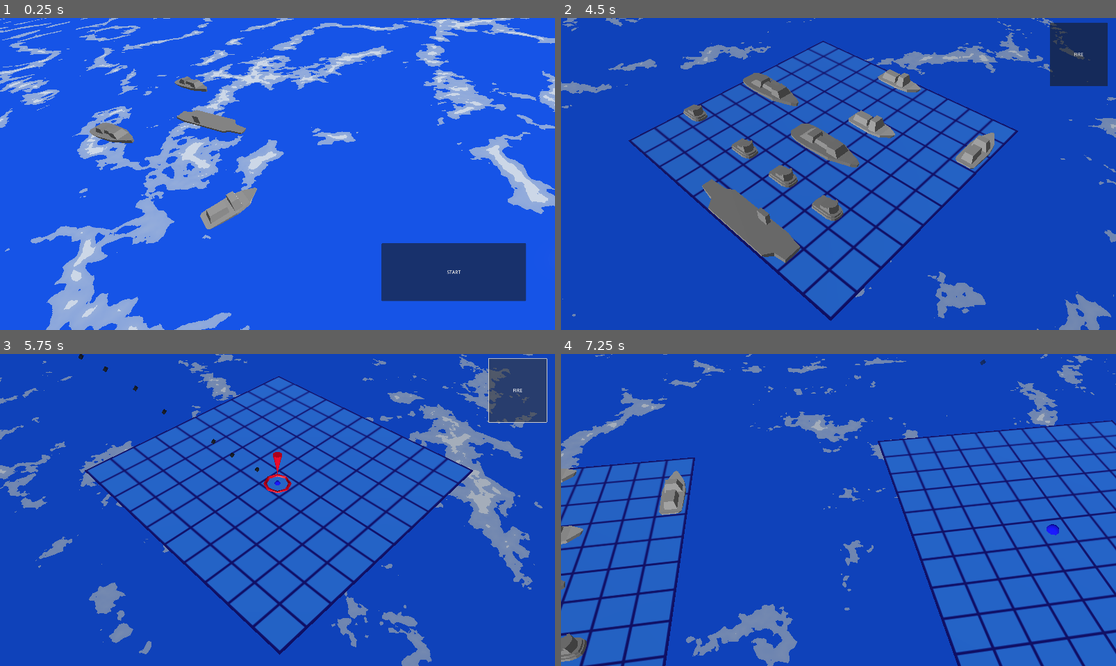
Above: before the commit, frames 1-4 (two rows, left to right).
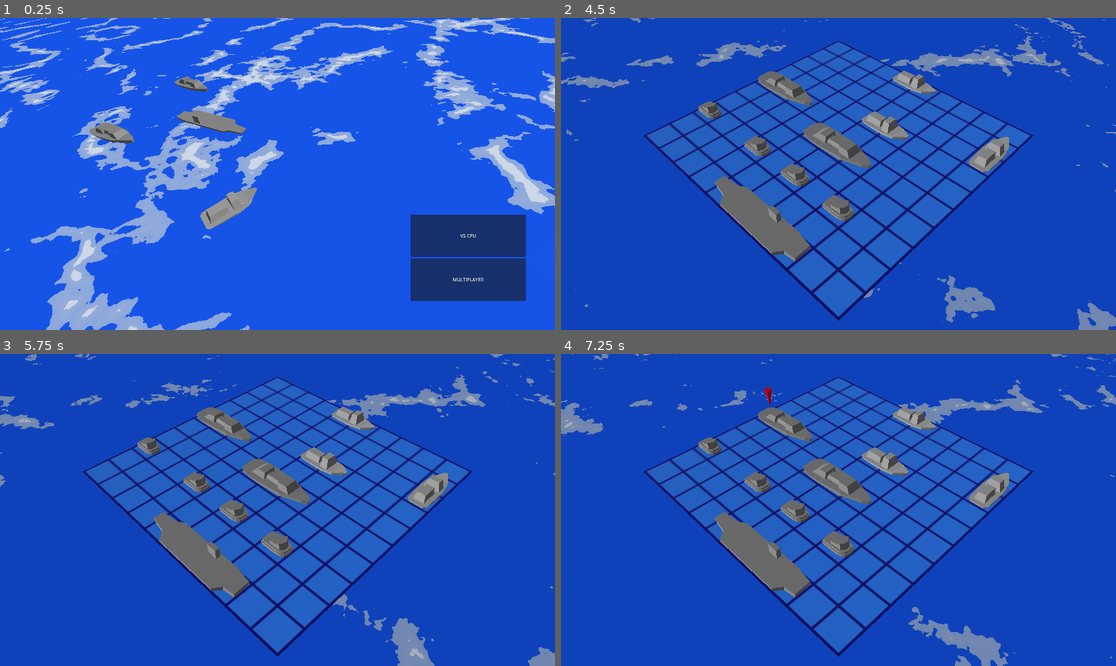
Above: after the commit, the same moments.

Repository: lanz-/battleships
Game: Godot game, scene res://scenes/main_menu.tscn
Same seed, same stepped clock (60 frames per second), same inputs: the game is played once before the commit and once after it.
Inputs (mouse positions are in pixels of both pictures, inside the frame that each line leads up to):
- Up to frame 1 (0.25 s): no input
- Up to frame 2 (4.5 s): click "START" (after the commit: "VS CPU") at 0.5 s; click "START" at 1.25 s; click "START" at 2 s; click "RANDOMIZE" at 2.75 s; click "RANDOMIZE" at 3.5 s; click "START" at 4.25 s
- Up to frame 3 (5.75 s): click (516, 391) at 5 s, where only the run before the commit has a clickable "FIRE"
- Up to frame 4 (7.25 s): click (1077, 391) at 5.75 s, where only the run before the commit has a clickable "FIRE"; move the mouse to (960, 494) at 6.52 s; click (960, 494) at 6.6 s

The runs differ from the first frame. In frame 1, 3.0% of the frame differs, in the area x 68-95%, y 63-91%; in frame 2, 23%; in frame 3, 21%; in frame 4, 63%, in the area x 0-100%, y 0-100%.

Commit message:
wip on multiplayer

Diff:
--- a/project.godot
+++ b/project.godot
@@ -18,6 +18,7 @@
 [autoload]
 
 Game="*res://scripts/game.gd"
+Lobby="*res://scripts/lobby.gd"
 
 [display]
 
--- /dev/null
+++ b/scenes/lobby.tscn
@@ -0,0 +1,6 @@
+[gd_scene load_steps=2 format=3 uid="uid://dfhx20y7i16t1"]
+
+[ext_resource type="Script" path="res://scripts/lobby.gd" id="1_rcrpi"]
+
+[node name="Lobby" type="Node"]
+script = ExtResource("1_rcrpi")
--- a/scenes/main_menu.tscn
+++ b/scenes/main_menu.tscn
@@ -9,6 +9,7 @@
 [ext_resource type="ArrayMesh" uid="uid://cvkvh0owfbuag" path="res://resources/ship2_2.obj" id="6_y76pk"]
 [ext_resource type="ArrayMesh" uid="uid://brwfaepcduup0" path="res://resources/ship2_1.obj" id="7_ymq41"]
 [ext_resource type="Environment" uid="uid://dnu5mpnn1itgg" path="res://resources/env.tres" id="8_i32nj"]
+[ext_resource type="PackedScene" uid="uid://ci5n76o1j7tdd" path="res://scenes/multiplayer_ui.tscn" id="9_k4wxv"]
 
 [node name="MainMenu" type="Node3D"]
 script = ExtResource("1_r3uil")
@@ -74,7 +75,10 @@
 mesh = ExtResource("7_ymq41")
 skeleton = NodePath("../..")
 
-[node name="Control" type="Control" parent="."]
+[node name="MultiplayerUI" parent="." instance=ExtResource("9_k4wxv")]
+visible = false
+
+[node name="MainMenuWindow" type="Control" parent="."]
 layout_mode = 3
 anchors_preset = 15
 anchor_right = 1.0
@@ -82,27 +86,35 @@
 grow_horizontal = 2
 grow_vertical = 2
 
-[node name="StartButton" type="Button" parent="Control"]
+[node name="ButtonBox" type="VBoxContainer" parent="MainMenuWindow"]
 layout_mode = 1
 anchors_preset = -1
 anchor_left = 1.0
 anchor_top = 1.0
 anchor_right = 1.0
 anchor_bottom = 1.0
-offset_left = -600.0
-offset_top = -300.0
+offset_left = -500.0
+offset_top = -400.0
 offset_right = -100.0
 offset_bottom = -100.0
 grow_horizontal = 0
 grow_vertical = 0
-size_flags_horizontal = 8
-size_flags_vertical = 8
-text = "START"
 
-[node name="DirectionalLight3D" type="DirectionalLight3D" parent="."]
+[node name="VSCPUButton" type="Button" parent="MainMenuWindow/ButtonBox"]
+layout_mode = 2
+size_flags_vertical = 3
+text = "VS CPU"
+
+[node name="MultiplayerButton" type="Button" parent="MainMenuWindow/ButtonBox"]
+layout_mode = 2
+size_flags_vertical = 3
+text = "MULTIPLAYER"
+
+[node name="MainLight" type="DirectionalLight3D" parent="."]
 transform = Transform3D(-0.36329, 0.710948, 0.602141, 0.793819, -0.102127, 0.599517, 0.48772, 0.69579, -0.527262, 0, 4.69061, 0)
 
 [node name="WorldEnvironment" type="WorldEnvironment" parent="."]
 environment = ExtResource("8_i32nj")
 
-[connection signal="pressed" from="Control/StartButton" to="." method="_on_start_button_pressed"]
+[connection signal="pressed" from="MainMenuWindow/ButtonBox/VSCPUButton" to="." method="_on_start_button_pressed"]
+[connection signal="pressed" from="MainMenuWindow/ButtonBox/MultiplayerButton" to="." method="_on_multiplayer_button_pressed"]
--- /dev/null
+++ b/scenes/multiplayer_ui.tscn
@@ -0,0 +1,51 @@
+[gd_scene load_steps=2 format=3 uid="uid://ci5n76o1j7tdd"]
+
+[ext_resource type="Script" path="res://scripts/multiplayer_ui.gd" id="1_aiflh"]
+
+[node name="MultiplayerUI" type="Control"]
+layout_mode = 3
+anchors_preset = 15
+anchor_right = 1.0
+anchor_bottom = 1.0
+grow_horizontal = 2
+grow_vertical = 2
+script = ExtResource("1_aiflh")
+
+[node name="HBoxMain" type="HBoxContainer" parent="."]
+layout_mode = 1
+anchors_preset = 15
+anchor_right = 1.0
+anchor_bottom = 1.0
+grow_horizontal = 2
+grow_vertical = 2
+
+[node name="ItemList" type="ItemList" parent="HBoxMain"]
+layout_mode = 2
+size_flags_horizontal = 3
+
+[node name="VBoxButtons" type="VBoxContainer" parent="HBoxMain"]
+layout_mode = 2
+
+[node name="GameName" type="LineEdit" parent="HBoxMain/VBoxButtons"]
+layout_mode = 2
+placeholder_text = "<game name>"
+alignment = 1
+
+[node name="CreateButton" type="Button" parent="HBoxMain/VBoxButtons"]
+custom_minimum_size = Vector2(300, 100)
+layout_mode = 2
+text = "CREATE GAME"
+
+[node name="JoinButton" type="Button" parent="HBoxMain/VBoxButtons"]
+custom_minimum_size = Vector2(300, 100)
+layout_mode = 2
+text = "JOIN GAME"
+
+[node name="CancelButton" type="Button" parent="HBoxMain/VBoxButtons"]
+custom_minimum_size = Vector2(300, 100)
+layout_mode = 2
+text = "CANCEL"
+
+[connection signal="pressed" from="HBoxMain/VBoxButtons/CreateButton" to="." method="_on_create_button_pressed"]
+[connection signal="pressed" from="HBoxMain/VBoxButtons/JoinButton" to="." method="_on_join_button_pressed"]
+[connection signal="pressed" from="HBoxMain/VBoxButtons/CancelButton" to="." method="_on_cancel_button_pressed"]
--- a/scripts/game.gd
+++ b/scripts/game.gd
@@ -2,7 +2,9 @@
 
 
 var _tween: Tween = null
+var is_multiplayer = false
 var main_menu_scene = preload("res://scenes/main_menu.tscn")
+var gameplay_scene = preload("res://scenes/main.tscn")
 
 
 func translate(pos: Vector3) -> Vector2i:
@@ -31,3 +33,13 @@
 	_tween.tween_property(obj, "transform", trans, time)
 
 	return _tween
+
+
+func start(_is_multiplayer):
+	is_multiplayer = _is_multiplayer
+	get_tree().change_scene_to_packed(gameplay_scene)
+
+
+func ships_placed():
+	if is_multiplayer:
+		Lobby.placement_completed.rpc_id(1, false)
--- /dev/null
+++ b/scripts/lobby.gd
@@ -0,0 +1,69 @@
+extends Node
+
+signal connection_failed
+signal update_game_list(game_list)
+signal game_joined
+signal game_created
+
+const SERVER_ADDRESS = "ws://127.0.0.1:5858"
+
+var _game_list = []
+
+
+# Called when the node enters the scene tree for the first time.
+func _ready():
+	multiplayer.connected_to_server.connect(_on_connected_to_server)
+	multiplayer.connection_failed.connect(_on_connection_failed)
+	multiplayer.server_disconnected.connect(_on_server_disconnected)
+
+
+func _on_connected_to_server():
+	print("Connected to ", multiplayer.multiplayer_peer)
+
+
+func _on_connection_failed():
+	connection_failed.emit()
+
+
+func _on_server_disconnected():
+	connection_failed.emit()
+
+
+# Called every frame. 'delta' is the elapsed time since the previous frame.
+func _process(delta):
+	pass
+
+
+func reconnect_to_server():
+	if multiplayer.multiplayer_peer:
+		multiplayer.multiplayer_peer = null
+
+	var peer = WebSocketMultiplayerPeer.new()
+	peer.create_client(SERVER_ADDRESS)
+	multiplayer.multiplayer_peer = peer
+
+
+func disconnect_from_server():
+	if multiplayer.multiplayer_peer:
+		multiplayer.multiplayer_peer = null
+
+
+@rpc("reliable")
+func create_game(name: String):
+	game_created.emit()
+
+
+@rpc("reliable")
+func join_game(name: String):
+	game_joined.emit()
+
+
+@rpc("reliable")
+func set_game_list(game_list: Array):
+	update_game_list.emit(game_list)
+	set_game_list.rpc_id(1, game_list)
+
+
+@rpc("reliable")
+func placement_completed(goes_first: bool):
+	print("Placement completed, goes first %s" % goes_first)
--- a/scripts/main.gd
+++ b/scripts/main.gd
@@ -32,8 +32,13 @@
 
 func _ready():
 	main_camera.transform = player_field_transform
-	enemy_field.enter_place_state()
-	enemy_field.place_random()
+
+	if Game.is_multiplayer:
+		enemy_field.clear_ships()
+	else:
+		enemy_field.enter_place_state()
+		enemy_field.place_random()
+
 	enemy_field.enter_target_state()
 
 	player_field.enter_place_state()
@@ -70,12 +75,16 @@
 
 func _on_start_button_pressed():
 	if player_field.is_ships_placed():
+		var goes_first = Game.ships_placed()
 		player_field.enter_wait_state()
 
-		fire_button.show()
 		start_button.hide()
 		randomize_button.hide()
 
+		if not goes_first:
+			await _enemy_turn()
+
+		fire_button.show()
 		_look_at(enemy_field_transform)
 
 
--- a/scripts/main_menu.gd
+++ b/scripts/main_menu.gd
@@ -1,12 +1,14 @@
 extends Node3D
 
 
-var main_scene = preload("res://scenes/main.tscn")
+@onready var main_menu_ui = $MainMenuWindow
+@onready var multiplayer_ui = $MultiplayerUI
 
 
 # Called when the node enters the scene tree for the first time.
 func _ready():
-	pass # Replace with function body.
+	multiplayer_ui.return_from_menu.connect(_return_to_main)
+	multiplayer_ui.start_multiplayer.connect(_start_multiplayer)
 
 
 # Called every frame. 'delta' is the elapsed time since the previous frame.
@@ -15,4 +17,19 @@
 
 
 func _on_start_button_pressed():
-	get_tree().change_scene_to_packed(main_scene)
+	Game.start(false)
+
+
+func _on_multiplayer_button_pressed():
+	main_menu_ui.hide()
+	multiplayer_ui.enter_multiplayer()
+	multiplayer_ui.show()
+
+
+func _return_to_main():
+	multiplayer_ui.hide()
+	main_menu_ui.show()
+
+
+func _start_multiplayer():
+	Game.start(true)
--- /dev/null
+++ b/scripts/multiplayer_ui.gd
@@ -0,0 +1,78 @@
+extends Control
+
+
+signal return_from_menu
+signal start_multiplayer
+
+@onready var game_list_ui = $HBoxMain/ItemList
+@onready var game_name_edit = $HBoxMain/VBoxButtons/GameName
+@onready var create_button = $HBoxMain/VBoxButtons/CreateButton
+@onready var join_button = $HBoxMain/VBoxButtons/JoinButton
+
+
+# Called when the node enters the scene tree for the first time.
+func _ready():
+	Lobby.update_game_list.connect(_on_update_game_list)
+	Lobby.connection_failed.connect(_on_connection_failed)
+	Lobby.game_created.connect(_on_game_created)
+	Lobby.game_joined.connect(_on_game_joined)
+
+
+# Called every frame. 'delta' is the elapsed time since the previous frame.
+func _process(delta):
+	pass
+
+
+func _on_create_button_pressed():
+	var name = game_name_edit.text
+	if not name:
+		return
+
+	Lobby.create_game.rpc_id(1, name)
+
+
+func _on_join_button_pressed():
+	if not game_list_ui.is_anything_selected():
+		return
+
+	var selected_idx = game_list_ui.get_selected_items()[0]
+
+	var name = game_list_ui.get_item_text(selected_idx)
+	Lobby.join_game.rpc_id(1, name)
+
+
+func _on_cancel_button_pressed():
+	Lobby.disconnect_from_server()
+	game_list_ui.clear()
+	return_from_menu.emit()
+
+
+func _on_update_game_list(game_list):
+	game_list_ui.clear()
+	for item in game_list:
+		game_list_ui.add_item(item)
+
+	game_list_ui.sort_items_by_text()
+
+
+func _on_connection_failed():
+	Lobby.disconnect_from_server()
+	game_list_ui.clear()
+	return_from_menu.emit()
+
+
+func _on_game_created():
+	game_name_edit.editable = false
+	join_button.hide()
+	create_button.hide()
+
+
+func _on_game_joined():
+	start_multiplayer.emit()
+
+
+func enter_multiplayer():
+	game_name_edit.editable = true
+	join_button.show()
+	create_button.show()
+	Lobby.reconnect_to_server()
Not shown: 1 places in scenes/main_menu.tscn that only renumber resources
